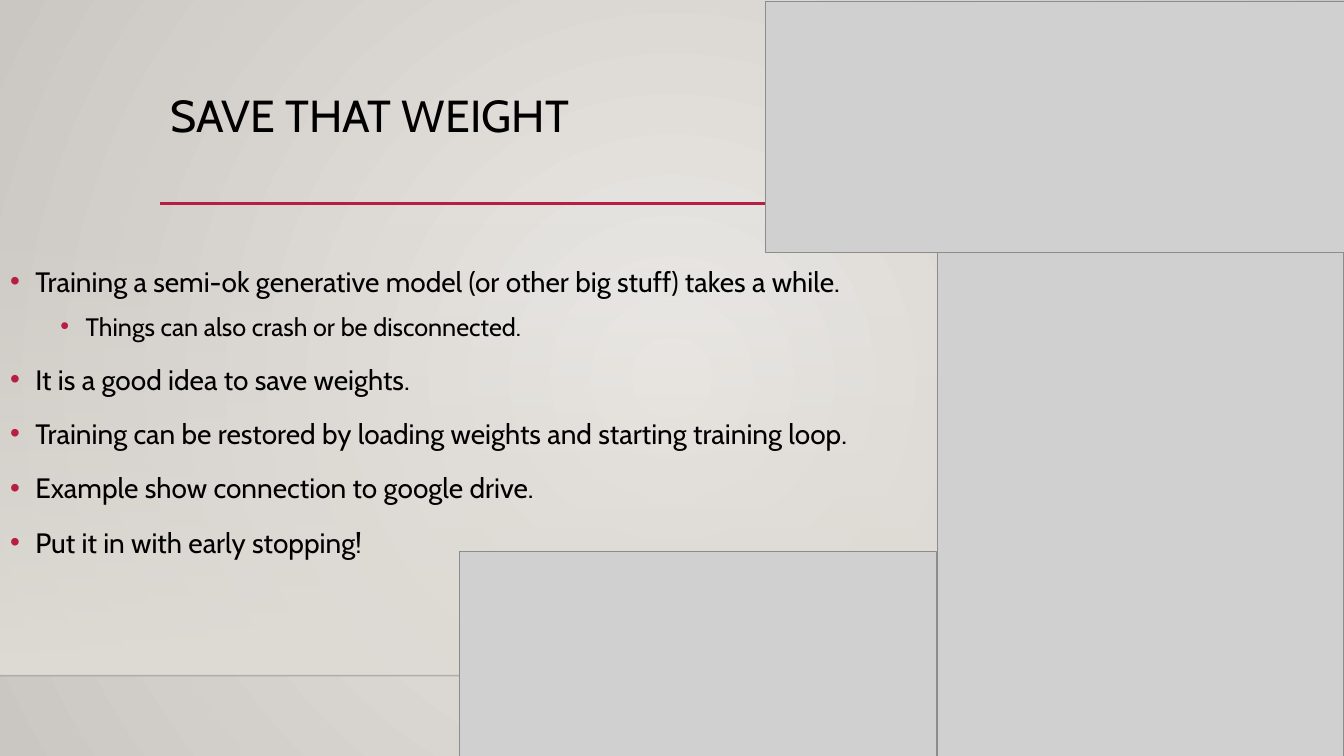
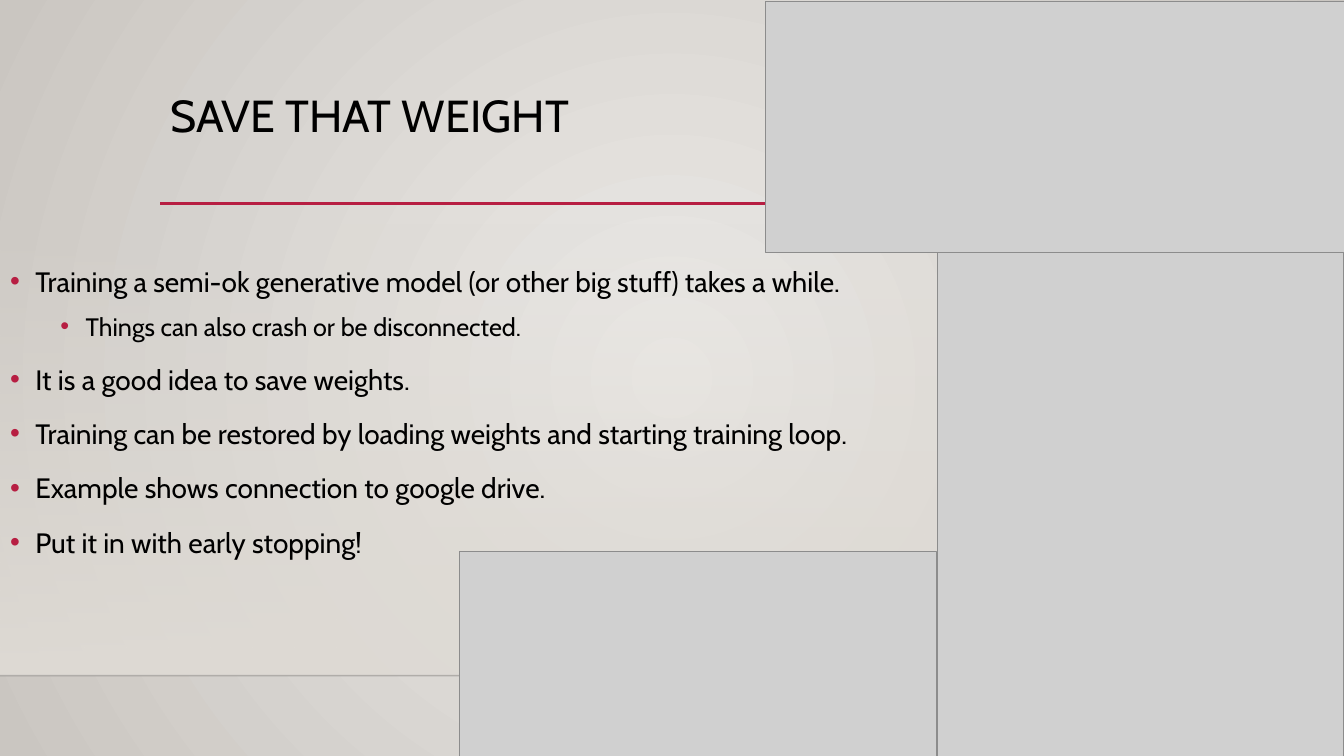
Before and after one commit to AkeemSemperDataScience/Intro_to_Machine_Learning_Students, a slide deck: slide 33 of reference_content/Slides/text_gen_lstm.pptx. Drawn at 1344x756 pixels with LibreOffice and Linux fonts; fonts in the diff are those of the drawing; grey boxes stand for pictures; background and template pictures are left out. Boxes give left, top, right and bottom in pixels: in the first picture for what was removed or moved away, otherwise in the second. Text is boxed around its words. In the diff, an @@ line names an element or a change of style, - is before the commit and + after.

```diff
--- a/reference_content/Slides/text_gen_lstm.pptx
+++ b/reference_content/Slides/text_gen_lstm.pptx
@@ text at [35, 477, 545, 505]: text changed @@
-• Example show connection to google drive.
+• Example shows connection to google drive.
```
Also in this commit, not shown: 4 other slides changed, 1 other file.
